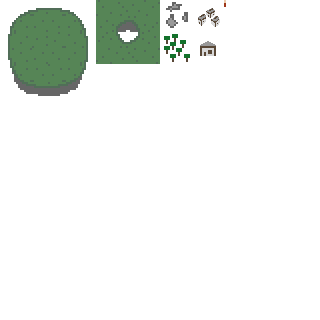
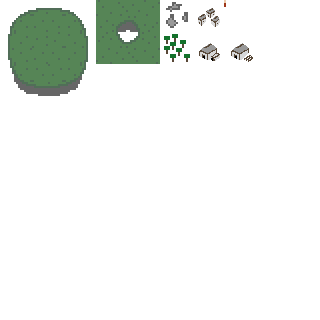
Layered file, before and after one edit (320x320). Changes by layer:
added layer "house copy" above "house" over <box>231,43,253,62</box>
painted on "house" over <box>199,41,220,61</box>
